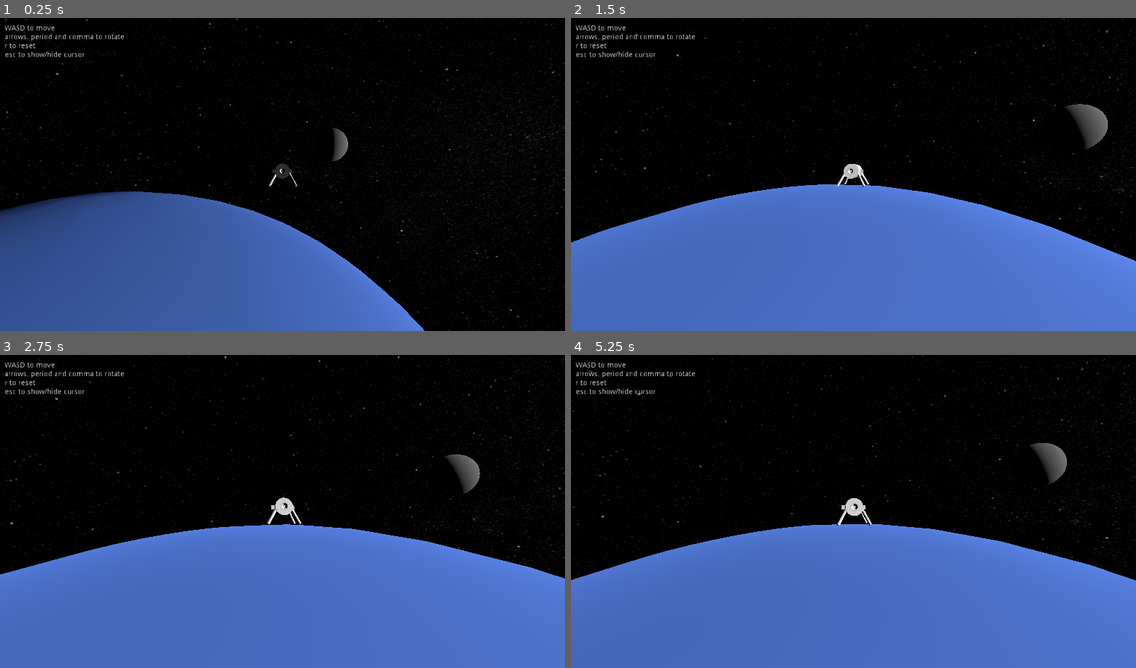
Above: before the commit, frames 1-4 (two rows, left to right).
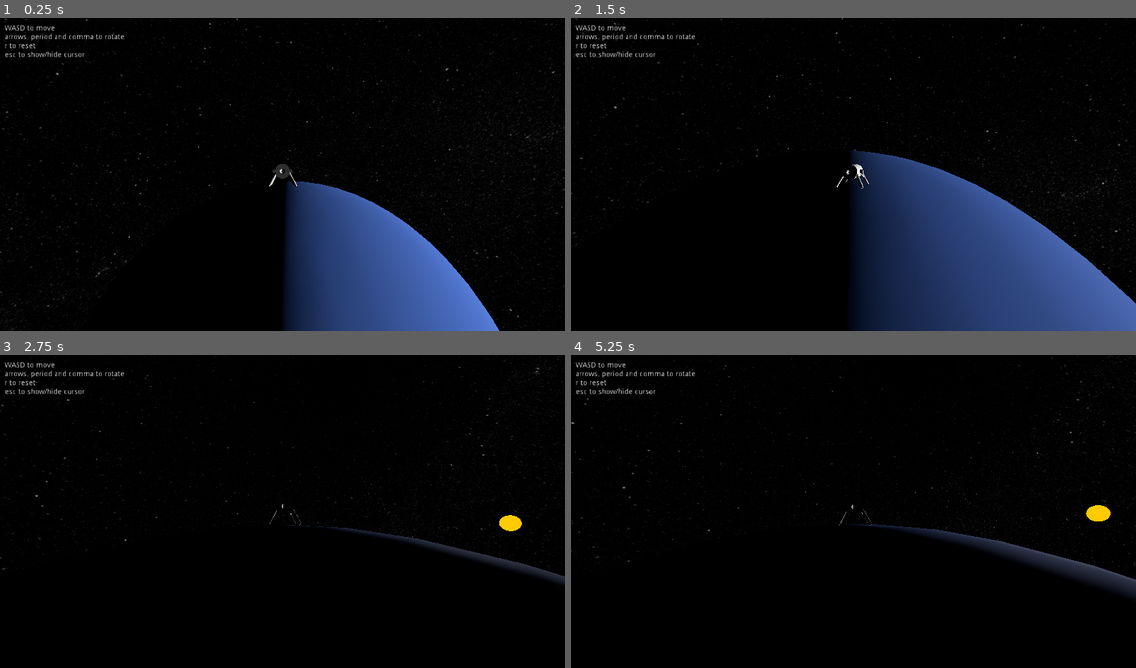
Above: after the commit, the same moments.

Repository: SjVer/Untitled-Space-Game
Game: Godot game, scene res://maps/space_map.tscn
The game is run twice, just before and just after one commit, with the same random seed, the same clock (stepped at 60 frames per second) and the same inputs.
Inputs (mouse positions are in pixels of both pictures, inside the frame that each line leads up to):
- Up to frame 1 (0.25 s): no input
- Up to frame 2 (1.5 s): move the mouse to (881, 174) at 0.52 s; hold W (movement_forward) from 0.53 s (still down); tap Q (movement_left_2) at 0.6 s; move the mouse to (825, 174) at 1.27 s; tap E (movement_right_2) at 1.35 s
- Up to frame 3 (2.75 s): keep holding W (movement_forward); move the mouse to (293, 505) at 2.02 s; hold Mouse wheel up (zoom_in) from 2.03 s (still down)
- Up to frame 4 (5.25 s): keep holding W (movement_forward); move the mouse to (847, 517) at 2.77 s; release Mouse wheel up (zoom_in) at 2.78 s; tap Mouse wheel down (zoom_out) at 2.85 s; move the mouse to (893, 514) at 3.52 s; tap Q (movement_left_2) at 3.6 s; move the mouse to (808, 508) at 4.27 s; tap E (movement_right_2) at 4.35 s; move the mouse to (859, 511) at 5.02 s; hold Mouse wheel up (zoom_in) from 5.03 s (still down)

The runs differ from the first frame. In frame 1, 34% of the frame differs, in the area x 0-89%, y 35-100%; in frame 2, 43%, in the area x 0-100%, y 0-100%; in frame 3, 41%; in frame 4, 41%.
Error before the commit: Invalid get index 'name' (on base: 'null instance'). (res://scripts/planet.gd:12)
Error after the commit: Invalid call. Nonexistent function 'get_child' in base 'SceneTree'. (res://scripts/planet.gd:70)

Commit message:
added some debug tools

Diff:
--- a/maps/space_map.tscn
+++ b/maps/space_map.tscn
@@ -6,42 +6,53 @@
 [ext_resource path="res://scripts/space_map.gd" type="Script" id=4]
 [ext_resource path="res://starssphere.jpeg" type="Texture" id=5]
 
-[sub_resource type="PhysicsMaterial" id=1]
+[sub_resource type="SphereMesh" id=1]
+radius = 500.0
+height = 1000.0
+
+[sub_resource type="SpatialMaterial" id=2]
+flags_unshaded = true
+albedo_color = Color( 1, 0.796078, 0, 1 )
+
+[sub_resource type="PhysicsMaterial" id=3]
 rough = true
 
-[sub_resource type="PanoramaSky" id=2]
+[sub_resource type="PanoramaSky" id=4]
 radiance_size = 4
 panorama = ExtResource( 5 )
 
-[sub_resource type="Environment" id=3]
+[sub_resource type="Environment" id=5]
 background_mode = 2
-background_sky = SubResource( 2 )
+background_sky = SubResource( 4 )
 background_sky_orientation = Basis( 1, 0, 0, 0, 0.707107, -0.707107, 0, 0.707107, 0.707107 )
 background_energy = 0.25
-
-[sub_resource type="SphereMesh" id=4]
-radius = 500.0
-height = 1000.0
-
-[sub_resource type="SpatialMaterial" id=5]
-flags_unshaded = true
-albedo_color = Color( 1, 0.796078, 0, 1 )
 
 [node name="space_map" type="Spatial"]
 script = ExtResource( 4 )
 
-[node name="planet_earth" parent="." instance=ExtResource( 2 )]
-transform = Transform( 1, 0, 0, 0, 1, 0, 0, 0, 1, -31.7226, 0, -20208.4 )
+[node name="Sun" type="OmniLight" parent="."]
+light_indirect_energy = 22.56
+omni_range = 5e+06
 
-[node name="Area" parent="planet_earth" index="2"]
-gravity = 10.0
+[node name="MeshInstance" type="MeshInstance" parent="Sun"]
+mesh = SubResource( 1 )
+material/0 = SubResource( 2 )
 
-[node name="moon" parent="." instance=ExtResource( 3 )]
-transform = Transform( 1, 0, 0, 0, 1, 0, 0, 0, 1, 220.681, 77.2593, -20141.4 )
+[node name="planet_earth" parent="Sun" instance=ExtResource( 2 )]
+transform = Transform( 1, 0, 0, 0, 1, 0, 0, 0, 1, 0, 0, -20192 )
+orbital_height = 20192
+show_orbit = true
+orbit_color = Color( 0, 0.0392157, 1, 1 )
+
+[node name="moon" parent="Sun/planet_earth" instance=ExtResource( 3 )]
+transform = Transform( 1, 0, 0, 0, 1, 0, 0, 0, 1, 0, 0, -299 )
+orbital_height = 299
+show_orbit = true
+orbit_color = Color( 0.643137, 0.643137, 0.643137, 1 )
 
 [node name="Player" parent="." instance=ExtResource( 1 )]
 transform = Transform( 0.0289858, 0, -0.99958, 0, 1, 0, 0.99958, 0, 0.0289858, -34.609, 41.6551, -20192.1 )
-physics_material_override = SubResource( 1 )
+physics_material_override = SubResource( 3 )
 lock_rotation_to_planet = true
 thrust_values = {
 "big": 10.0,
@@ -63,20 +74,9 @@
 }
 
 [node name="WorldEnvironment" type="WorldEnvironment" parent="."]
-environment = SubResource( 3 )
+environment = SubResource( 5 )
 
 [node name="SunDir" type="DirectionalLight" parent="."]
 transform = Transform( 0.997277, 0, 0.073743, 0, 1, 0, -0.073743, 0, 0.997277, 49.7945, 0, 87.6702 )
 visible = false
 shadow_enabled = true
-
-[node name="Sun" type="OmniLight" parent="."]
-light_indirect_energy = 22.56
-omni_range = 5e+06
-
-[node name="MeshInstance" type="MeshInstance" parent="Sun"]
-mesh = SubResource( 4 )
-material/0 = SubResource( 5 )
-
-[editable path="planet_earth"]
-[editable path="moon"]
--- a/project.godot
+++ b/project.godot
@@ -16,6 +16,7 @@
 
 Initial_Planet=NodePath("planet_earth")
 player_name="Player"
+orbit_indicator_thickness=8
 
 [application]
 
--- a/scripts/planet.gd
+++ b/scripts/planet.gd
@@ -1,4 +1,63 @@
+tool
 extends StaticBody
+
+# EXPORTING
+export(float) var rotational_period
+export(Vector3) var rotational_vector
+export(bool) var lock_rotation_to_parent
+
+export(int) var orbital_height setget oh_set, oh_get
+export(float) var orbital_period
+export(Vector3) var orbital_vector
+export(bool) var show_orbit setget so_set, so_get
+export(Color) var orbit_color setget oc_set, oc_get
+
+# SETGETers
+# show_orbit
+var orbit: CSGTorus
+func so_set(new):
+	show_orbit = new
+	if new and Engine.editor_hint:
+		orbit = CSGTorus.new()
+		orbit.name = "orbit_torus"
+		orbit.sides = 64
+		orbit.ring_sides = 4
+		orbit.smooth_faces = true
+		if not get_parent() == null:
+			orbit.translation = -translation
+			#orbit.inner_radius = translation.distance_to(get_parent().translation)
+		else:
+			orbit.translation = Vector3(0,0,0)
+			#orbit.inner_radius = translation.distance_to(Vector3(0,0,0))
+		orbit.inner_radius = orbital_height
+		orbit.outer_radius = orbit.inner_radius + ProjectSettings.get_setting("Game/orbit_indicator_thickness")
+		orbit.material = SpatialMaterial.new()
+		orbit.material.albedo_color = orbit_color
+		orbit.material.flags_unshaded = true
+		add_child(orbit)
+	else:
+		for child in get_children():
+			if "orbit_torus" in child.name:
+				remove_child(child)
+				child.queue_free()
+func so_get():
+	return show_orbit
+# orbit_color
+func oc_set(new: Color):
+	orbit_color = new
+	if not orbit == null:
+		orbit.material.albedo_color = new
+func oc_get():
+	return orbit_color
+# orbit_height
+func oh_set(new):
+	orbital_height = new
+	translation = Vector3(0, 0, -new)
+	so_set(false)
+	so_set(true)
+func oh_get():
+	return orbital_height
+
 
 var playername: String
 var playernode: Node
@@ -8,13 +67,13 @@
 	#print("planet.gd line 7 : (name) : ",playersetting.get_name(playersetting.get_name_count()-1))
 	#playername = playersetting.get_name(playersetting.get_name_count()-1)
 	var sett = ProjectSettings.get_setting("Game/player_name")
-	playernode = get_tree().root.get_child(0).get_node(sett)
+	playernode = get_tree().get_child(0).get_node(sett)
 	playername = playernode.name
 
 func _on_Area_body_entered(body):
 	if body.name == playername:
-		print(name, " setting planet name to ", name)
-		body.set_planet_name(name)
+		print(get_parent().name, " setting planet name to ", get_parent().name)
+		body.set_planet_name(get_parent().name)
 		body._on_player_body_entered(self)
 
 
--- a/scripts/player.gd
+++ b/scripts/player.gd
@@ -40,6 +40,7 @@
 var gravity_direction_unnormalized: Vector3
 #planets will set this value for you (check the planet script)
 var planet_name: String
+var planet_node: Node
 # var grounded: bool = false
 var rotation_momentum = Vector3(0, 0, 0)
 var delta_ = 0
@@ -133,7 +134,8 @@
 
 func _calc_gravity_direction(planet):
 	#print(typeof(get_parent().get_node(planet)))
-	gravity_direction_unnormalized = (get_parent().get_node(planet).global_transform.origin - global_transform.origin)
+	#gravity_direction_unnormalized = (get_parent().get_node(planet).global_transform.origin - global_transform.origin)
+	gravity_direction_unnormalized = planet_node.global_transform.origin - global_transform.origin
 	gravity_direction = gravity_direction_unnormalized.normalized()
 
 func _walk_around_planet(state):
@@ -149,12 +151,14 @@
 	if true: #rootnode.get_node(body.name).get_node("Surface").get_name() == "Surface":
 		if lock_rotation_to_planet:
 			transform.basis.y = -gravity_direction
+	planet_node = body
 	inside_soi = true
 		# grounded = true
 
 func _on_player_body_exited(body):
-	if rootnode.get_node(body.name).get_node("Surface").get_name() == "Surface":
-		print("")
+	#if rootnode.get_node(body.name).get_node("Surface").get_name() == "Surface":
+	#	print("")
+	planet_node = null
 	inside_soi = false
 
 		# print("not grounded: ",grounded)
Not shown, changed: nohup.out
